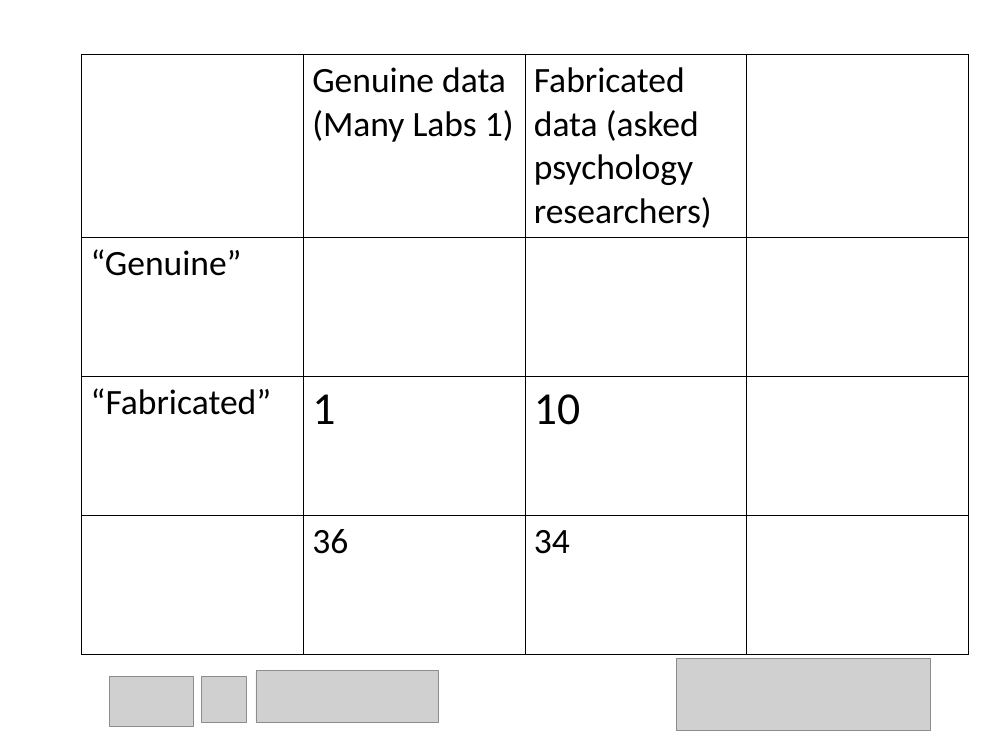
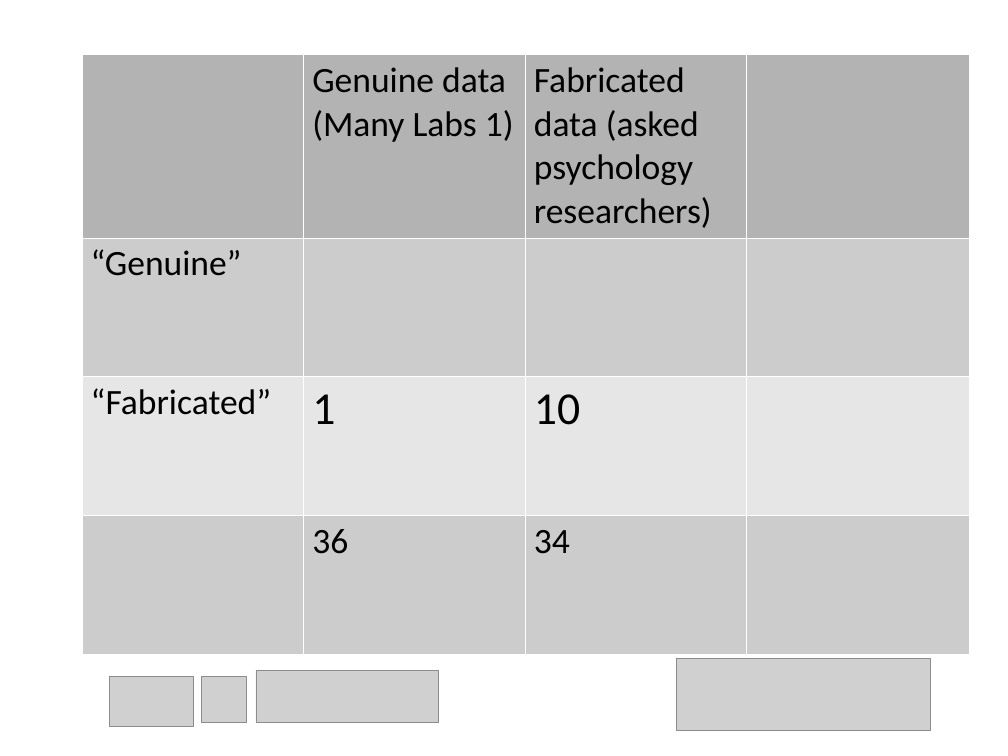
Before and after one commit to chartgerink/talks, a slide deck: slide 30 of 2015_2016/20160529 aps/how_to_detect_data_fab.odp. Drawn at 1008x756 pixels with LibreOffice and Linux fonts; fonts in the diff are those of the drawing; grey boxes stand for pictures. Boxes give left, top, right and bottom in pixels: in the first picture for what was removed or moved away, otherwise in the second. Text is boxed around its words. In the diff, an @@ line names an element or a change of style, - is before the commit and + after.

```diff
--- a/2015_2016/20160529 aps/how_to_detect_data_fab.odp
+++ b/2015_2016/20160529 aps/how_to_detect_data_fab.odp
@@ table at box(81, 54, 968, 654) @@
@@ fill none to #B3B3B3 in 2 cells @@
@@ fill none to #CCCCCC in 3 cells @@
@@ fill none to #E6E6E6 in 3 cells @@
@@ borders changed @@
```
Also in this commit, not shown: 16 other slides changed, 3 slides added, 3 slides removed, 1 other file.
